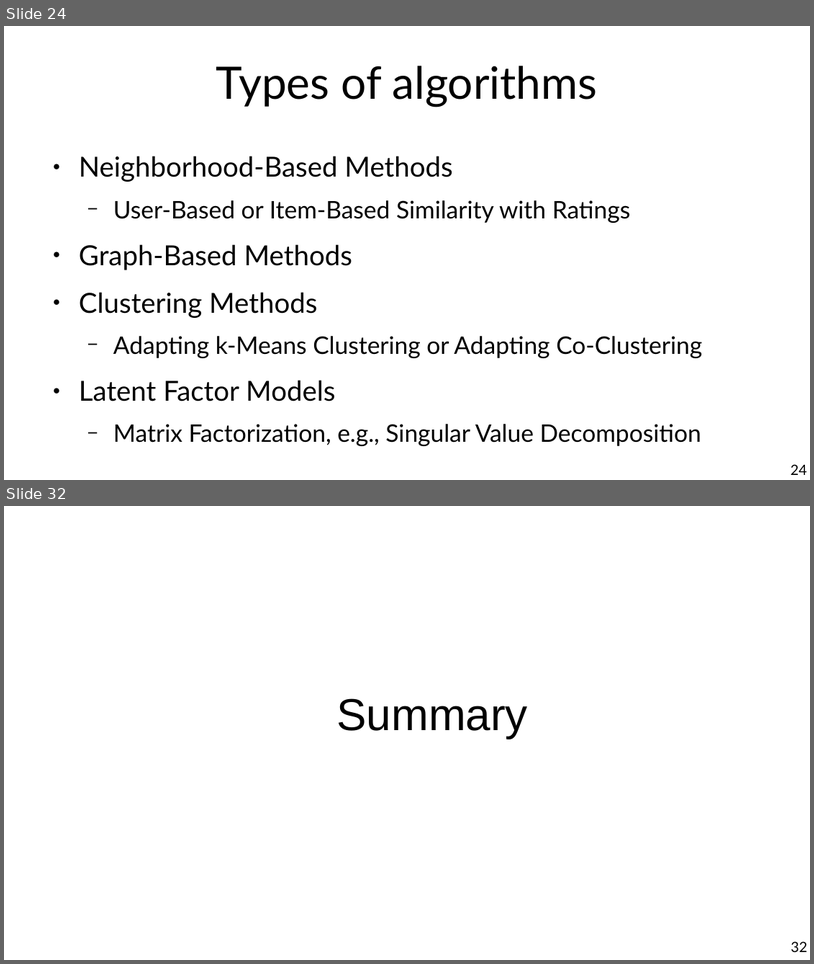
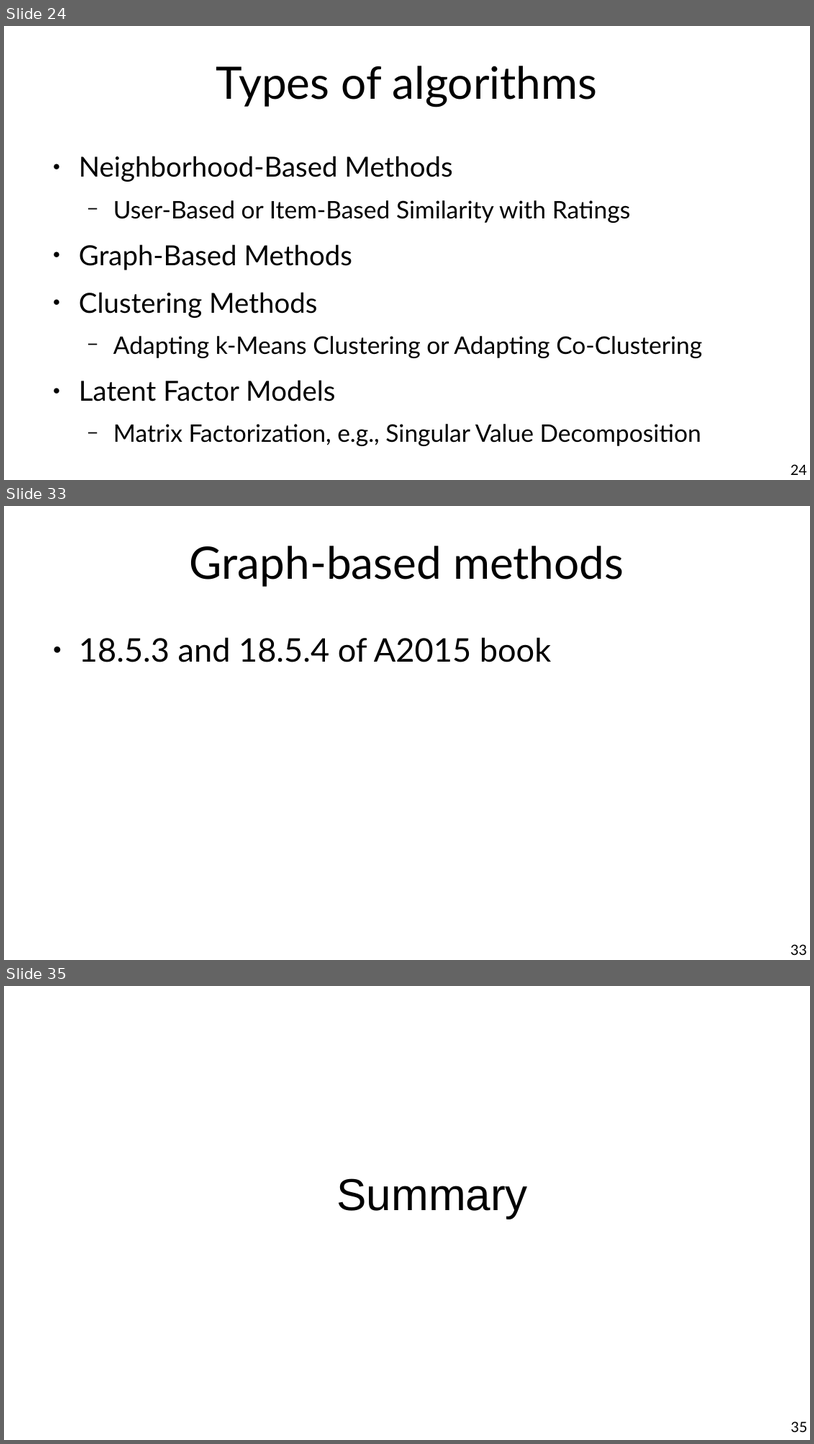
Before and after one commit to chatox/data-mining-course, a slide deck: theory/tt08_recommender_systems.odp. Shown one above the other, each under a label of ours: slides 24 and 32 before the commit, slides 24, 33 and 35 after it; the slides between them are not shown. The pictures are 814x964 and 814x1444 pixels, drawn with LibreOffice and Linux fonts; fonts in the diff are those of the drawing. Boxes give left, top, right and bottom in pixels: in the first picture for what was removed or moved away, otherwise in the second. Text is boxed around its words. In the diff, an @@ line names an element or a change of style, - is before the commit and + after.

```diff
--- a/theory/tt08_recommender_systems.odp
+++ b/theory/tt08_recommender_systems.odp
@@ slide 33 added at [4,506,810,960], background #FFFFFF @@
@@ title added at [190,546,624,587], 44 pt, text #000000 @@
+Graph-based methods
@@ text added at [79,637,551,662], 32 pt, text #000000 @@
+● 18.5.3 and 18.5.4 of A2015 book
@@ page number added at [791,944,808,955], 14 pt, text #000000 @@
+33
@@ what was slide 32 is now slide 35 @@
@@ page number at [791,1421,808,1432]: text changed @@
-32
+35
```
Also in this commit, not shown: 7 slides changed, 2 other slides added.
